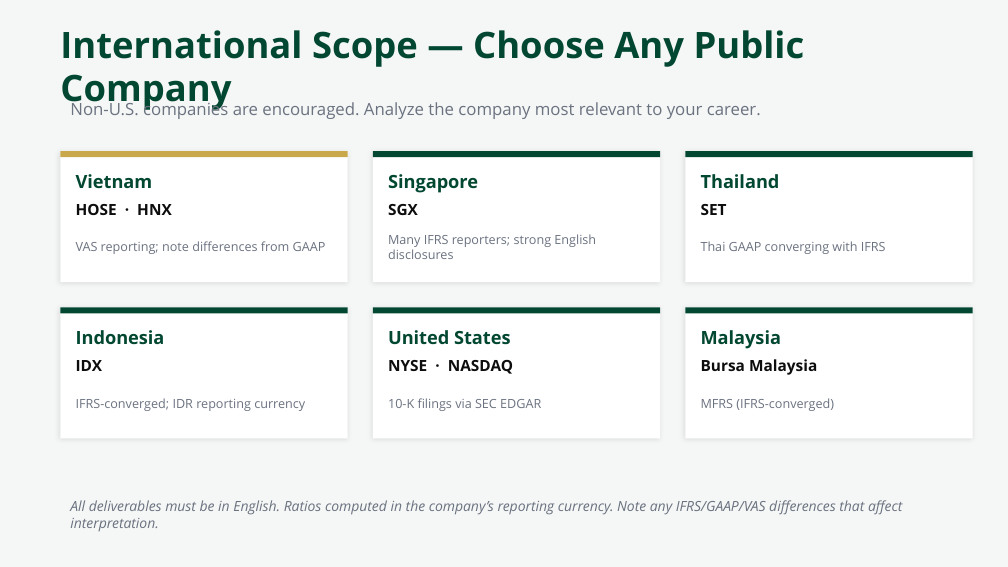
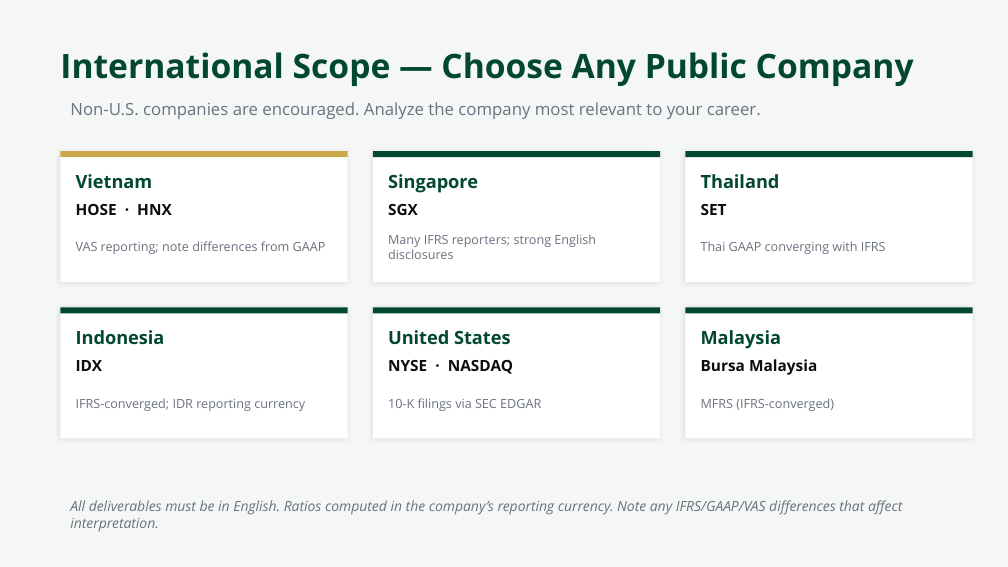
Before and after one commit to adamwstauffer/shidler, a slide deck: slide 19 of courses/BUS-629-VEMBA-International-Corporate-Finance/BUS629_AI_Ratios_Project.pptx. Drawn at 1008x567 pixels with LibreOffice and Linux fonts; fonts in the diff are those of the drawing. Boxes give left, top, right and bottom in pixels: in the first picture for what was removed or moved away, otherwise in the second. Text is boxed around its words. In the diff, an @@ line names an element or a change of style, - is before the commit and + after.

```diff
--- a/courses/BUS-629-VEMBA-International-Corporate-Finance/BUS629_AI_Ratios_Project.pptx
+++ b/courses/BUS-629-VEMBA-International-Corporate-Finance/BUS629_AI_Ratios_Project.pptx
@@ text "International Scope — Choose Any ..." at [60,52,914,86]: size 26 to 24 pt @@
```
Also in this commit, not shown: 3 other slides changed, 1 other file.
